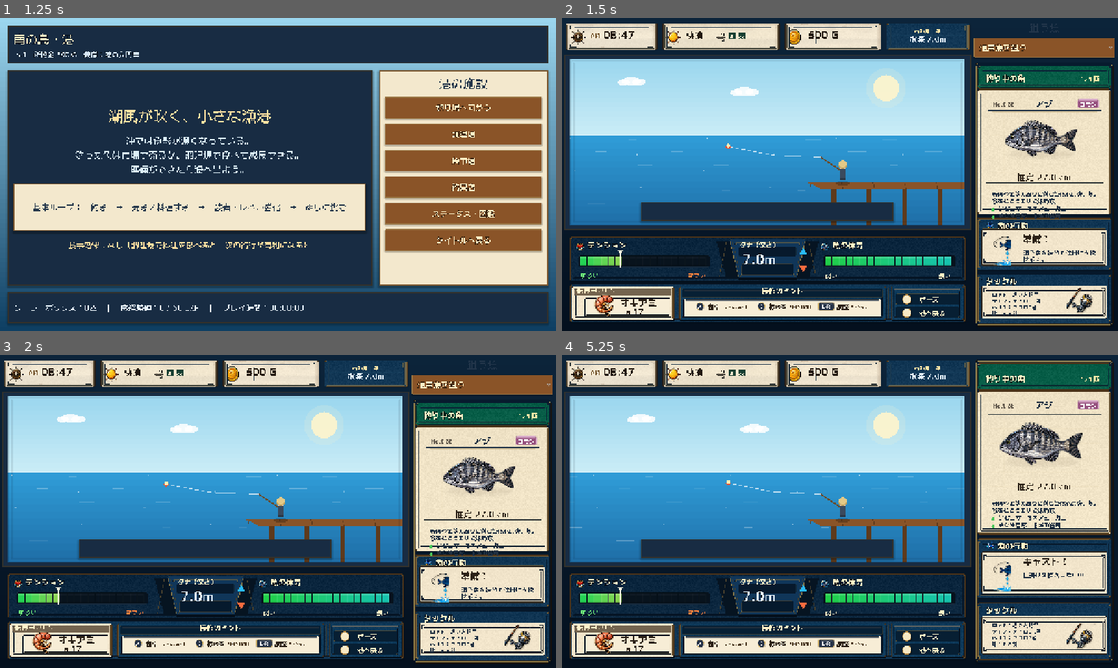
Above: before the commit, frames 1-4 (two rows, left to right).
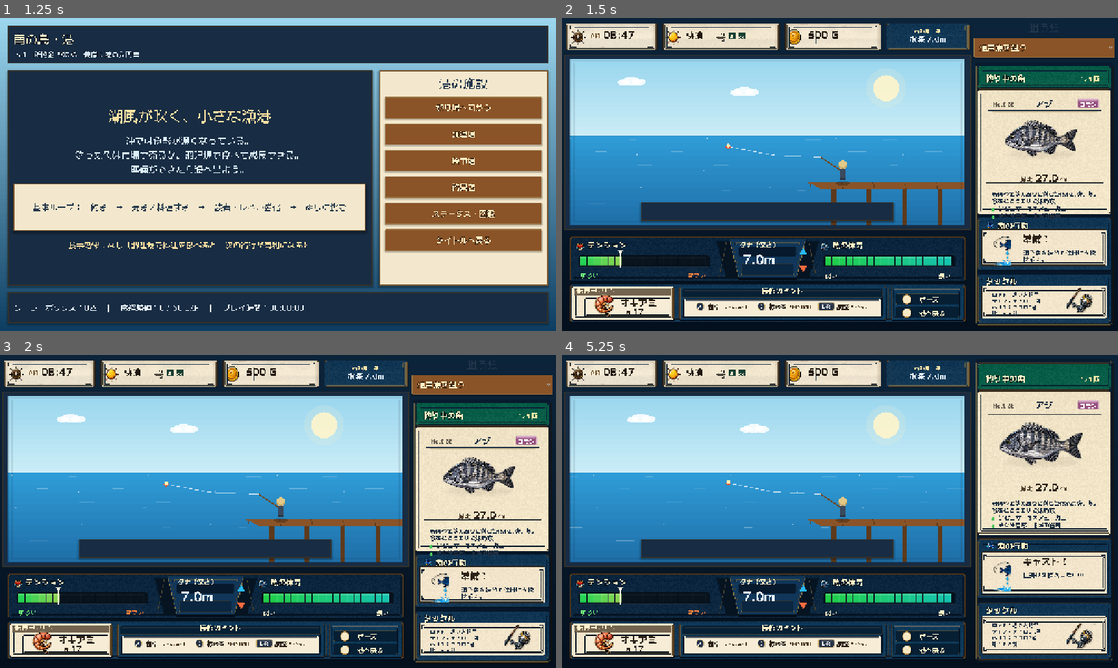
Above: after the commit, the same moments.

Repository: RYUKOU-OKUMURA/tsuri_quest_umi_mvp
Game: Godot game, scene res://scenes/main.tscn
Same seed, same stepped clock (60 frames per second), same inputs: the game is played once before the commit and once after it.
Inputs (mouse positions are in pixels of both pictures, inside the frame that each line leads up to):
- Up to frame 1 (1.25 s): click "ゲームを始める" at 0.5 s
- Up to frame 2 (1.5 s): click "釣り場へ向かう" at 1.25 s
- Up to frame 3 (2 s): no input
- Up to frame 4 (5.25 s): click "通常魚を狙う" at 2 s; click "通常魚を狙う" at 2.75 s; click "通常魚を狙う" at 3.5 s; tap Enter at 4.25 s; move the mouse to (767, 617) at 4.27 s; tap Shift at 4.35 s; click (767, 617) at 4.42 s; tap Space at 4.52, 5 s; move the mouse to (728, 527) at 5.02 s; tap E at 5.1 s; click (728, 527) at 5.17 s

Frame 1 is identical in both runs. In frame 2, 0.8% of the frame differs, in the area x 32-99%, y 14-99%; in frame 3, 0.8%; in frame 4, 1.0%, in the area x 32-99%, y 1-98%.

Commit message:
Refine underwater fight UI polish

Diff:
--- a/src/ui/components/fight_hud.gd
+++ b/src/ui/components/fight_hud.gd
@@ -158,9 +158,9 @@
 	if simulator != null:
 		depth = simulator.depth
 	var value := "%.1fm" % depth
-	var value_size := 34 if _hud_frame == null else 31
+	var value_size := 34 if _hud_frame == null else 30
 	var value_w := font.get_string_size(value, HORIZONTAL_ALIGNMENT_LEFT, -1, value_size).x
-	_draw_text(font, value, rect.position + Vector2((text_center_w - value_w) * 0.5, 59.0 if _hud_frame == null else 63.0), value_size, Color("#eaf6ff"), 2 if _hud_frame != null else 4)
+	_draw_text(font, value, rect.position + Vector2((text_center_w - value_w) * 0.5, 59.0 if _hud_frame == null else 63.0), value_size, Color("#eaf6ff"), 1 if _hud_frame != null else 4)
 	var cx := rect.position.x + rect.size.x - (17.0 if _hud_frame != null else 22.0)
 	var arrow_radius := 11.0 if _hud_frame != null else 14.0
 	_draw_triangle(Vector2(cx, rect.position.y + 34.0), arrow_radius, Color("#29baf7"), true)
--- a/src/ui/components/fight_sidebar.gd
+++ b/src/ui/components/fight_sidebar.gd
@@ -133,8 +133,10 @@
 	var divider_y := fish_rect.end.y + (3.0 if _sidebar_frame != null else 6.0)
 	draw_line(Vector2(inner.position.x + 8.0, divider_y), Vector2(inner.end.x - 8.0, divider_y), Color("#c9b486"), 1.0)
 	var estimate := (float(fish_data.get("size_min", 0.0)) + float(fish_data.get("size_max", 0.0))) * 0.5
-	var estimate_size := 20 if _sidebar_frame != null else 23
-	_draw_centered_text(font, "推定 %.1f cm" % estimate, Rect2(inner.position.x, divider_y + 8.0, inner.size.x, 30.0), estimate_size, Color("#2b2117"), 0)
+	if compact_card:
+		_draw_estimate_line(font, estimate, Rect2(inner.position.x, divider_y + 7.0, inner.size.x, 32.0))
+	else:
+		_draw_centered_text(font, "推定 %.1f cm" % estimate, Rect2(inner.position.x, divider_y + 8.0, inner.size.x, 30.0), 23, Color("#2b2117"), 0)
 	var desc_y := divider_y + (52.0 if compact_card else 44.0)
 	draw_line(Vector2(inner.position.x + 8.0, desc_y - 12.0), Vector2(inner.end.x - 8.0, desc_y - 12.0), Color("#d6c299"), 1.0)
 	var detail_gap := 16.0 if compact_card else 21.0
@@ -250,6 +252,28 @@
 func _draw_centered_baseline_text(font: Font, text: String, rect: Rect2, baseline_y: float, font_size: int, color: Color, outline: int) -> void:
 	var text_width := font.get_string_size(text, HORIZONTAL_ALIGNMENT_LEFT, -1, font_size).x
 	_draw_text(font, text, Vector2(rect.position.x + (rect.size.x - text_width) * 0.5, baseline_y), font_size, color, outline)
+
+
+func _draw_estimate_line(font: Font, value: float, rect: Rect2) -> void:
+	var regular_font := FightFontsScript.regular(get_theme_default_font())
+	var label := "推定"
+	var number := "%.1f" % value
+	var unit := " cm"
+	var label_size := 14
+	var number_size := 23
+	var unit_size := 14
+	var gap := 6.0
+	var label_w := regular_font.get_string_size(label, HORIZONTAL_ALIGNMENT_LEFT, -1, label_size).x
+	var number_w := font.get_string_size(number, HORIZONTAL_ALIGNMENT_LEFT, -1, number_size).x
+	var unit_w := regular_font.get_string_size(unit, HORIZONTAL_ALIGNMENT_LEFT, -1, unit_size).x
+	var total_w := label_w + gap + number_w + unit_w
+	var x := rect.position.x + (rect.size.x - total_w) * 0.5
+	var baseline := rect.position.y + 25.0
+	_draw_text(regular_font, label, Vector2(x, baseline - 1.0), label_size, Color("#4d3c2c"), 0)
+	x += label_w + gap
+	_draw_text(font, number, Vector2(x, baseline), number_size, Color("#2b2117"), 0)
+	x += number_w
+	_draw_text(regular_font, unit, Vector2(x, baseline - 1.0), unit_size, Color("#4d3c2c"), 0)
 
 
 func _draw_wrapped(
--- a/src/ui/components/underwater_view.gd
+++ b/src/ui/components/underwater_view.gd
@@ -11,6 +11,7 @@
 const SHOWCASE_LURE_PATH := "res://assets/showcase/underwater/fight_lure.png"
 const SHOWCASE_FISH_FRAME_COUNT := 4
 const SHOWCASE_FISH_CENTER_OFFSET := Vector2(-0.082, -0.018)
+const HIT_BURST_CENTER_RATIO := Vector2(0.49, 0.765)
 
 var simulator: FishingSimulator
 var fish_data: Dictionary = {}
@@ -588,18 +589,18 @@
 	if _fish_flash <= 0.02 or simulator == null:
 		return
 	var alpha := clampf(_fish_flash, 0.0, 1.0)
-	var burst_center := Vector2(size.x * 0.49, size.y * 0.805)
+	var burst_center := size * HIT_BURST_CENTER_RATIO
 	if _showcase_hit_burst != null:
 		var tex_size := _showcase_hit_burst.get_size()
-		var scale := clampf(size.x / 1450.0, 0.42, 0.50)
+		var scale := clampf(size.x / 1320.0, 0.47, 0.56)
 		var draw_size := tex_size * scale
 		var draw_rect := Rect2(burst_center - draw_size * 0.5, draw_size)
 		draw_texture_rect(_showcase_hit_burst, draw_rect, false, Color(1.0, 1.0, 1.0, alpha))
 	var font := FightFontsScript.bold(get_theme_default_font())
 	var text := "ヒット！"
-	var font_size := int(clampf(size.y * 0.125, 42.0, 58.0))
+	var font_size := int(clampf(size.y * 0.118, 40.0, 56.0))
 	var text_width := font.get_string_size(text, HORIZONTAL_ALIGNMENT_CENTER, -1, font_size).x
-	var pos := burst_center + Vector2(-text_width * 0.5, font_size * 0.20)
+	var pos := burst_center + Vector2(-text_width * 0.5, font_size * 0.10)
 	draw_string_outline(font, pos + Vector2(3.0, 4.0), text, HORIZONTAL_ALIGNMENT_LEFT, -1, font_size, 6, Color(0.0, 0.0, 0.0, 0.42))
 	draw_string_outline(font, pos, text, HORIZONTAL_ALIGNMENT_LEFT, -1, font_size, 6, Color("#6a2b08"))
 	draw_string(font, pos, text, HORIZONTAL_ALIGNMENT_LEFT, -1, font_size, Color("#ffe36e"))
Binary file changed: assets/showcase/underwater/fight_hud_frame.png
Binary file changed: assets/showcase/underwater/sidebar_frame.png
Not shown, changed: design-qa.md
Not shown, changed: docs/11_underwater_fight_showcase.md
Not shown, changed: tools/build_fight_full_static_compare.py
Not shown, changed: tools/build_fight_hud_static_compare.py
Not shown, changed: tools/build_fight_sidebar_static_compare.py
Not shown, changed: tools/generate_underwater_ui_frame_assets.py
